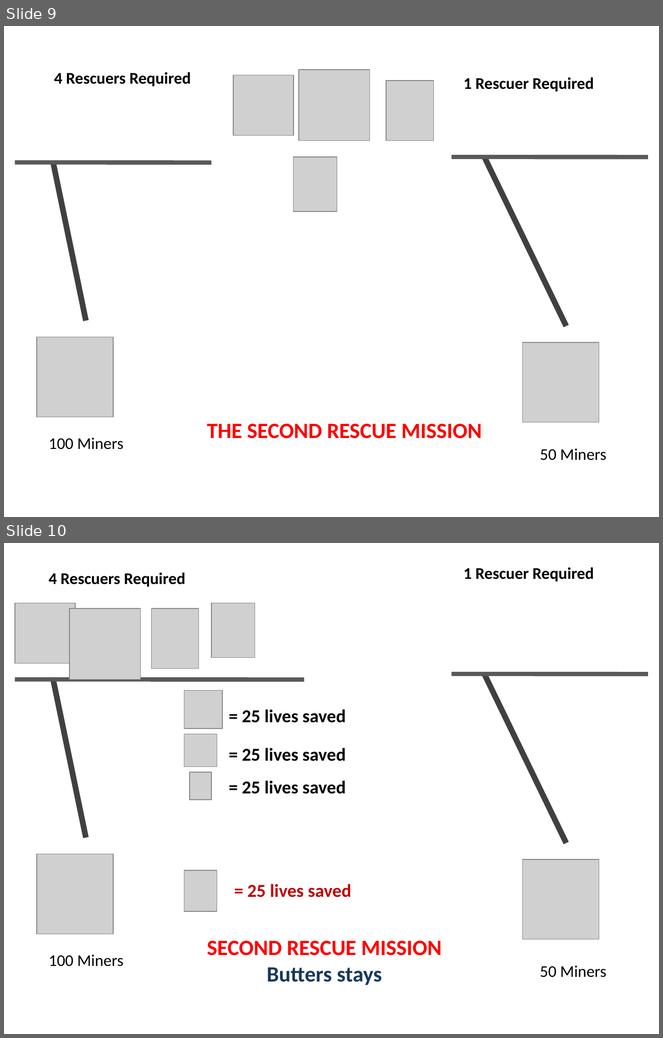
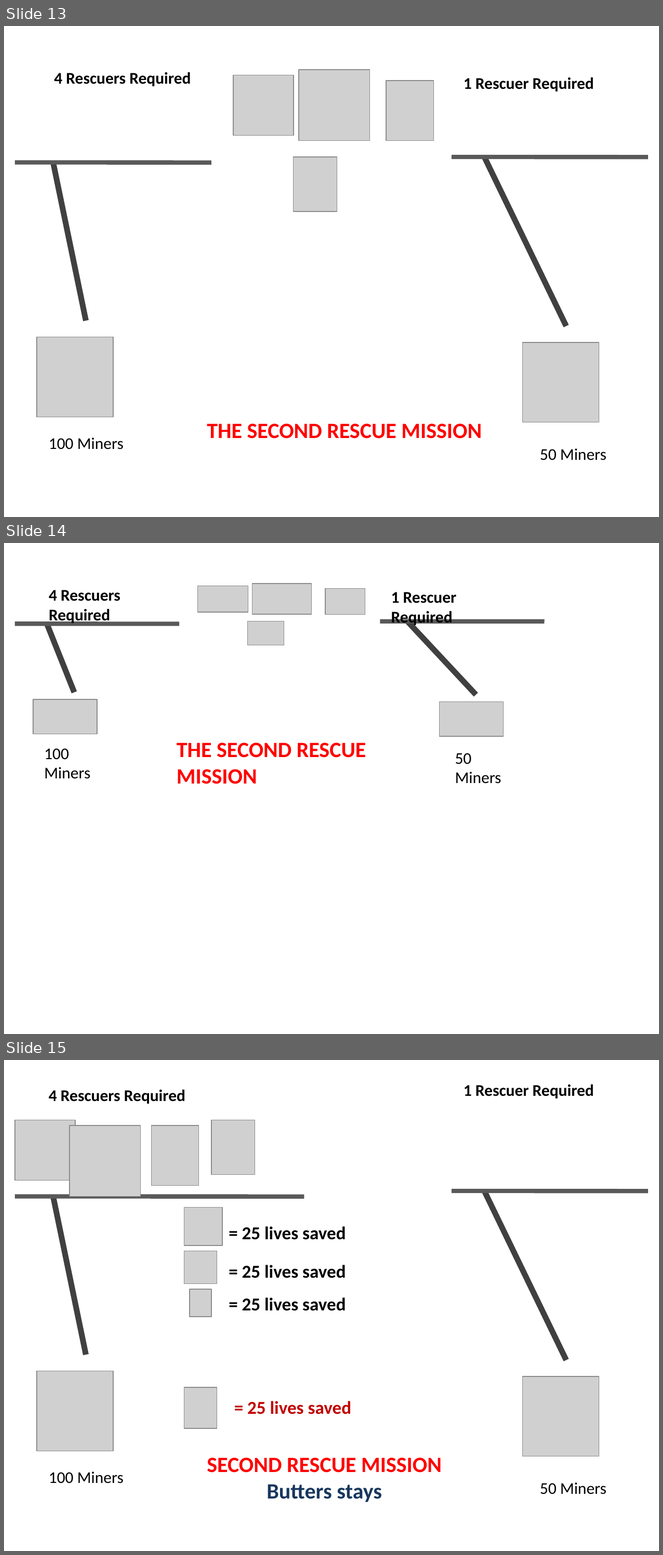
Before and after one commit to AdamSwenson/biz-ethics-docs, a slide deck: lectures/Voting responsibility.pptx. Shown one above the other, each under a label of ours: slides 9 and 10 before the commit, slides 13, 14 and 15 after it. The pictures are 663x1038 and 663x1555 pixels, drawn with LibreOffice and Linux fonts; fonts in the diff are those of the drawing; grey boxes stand for pictures. Boxes give left, top, right and bottom in pixels: in the first picture for what was removed or moved away, otherwise in the second. Text is boxed around its words. In the diff, an @@ line names an element or a change of style, - is before the commit and + after.

```diff
--- a/lectures/Voting responsibility.pptx
+++ b/lectures/Voting responsibility.pptx
@@ slide 14 added at (4,543,659,1034), background #FFFFFF @@
@@ group added at (15,584,545,784): 6 pictures, 5 texts, 4 lines @@
+100 Miners
+4 Rescuers Required
+1 Rescuer Required
+50 Miners
+THE SECOND RESCUE MISSION
@@ what was slide 9 is now slide 13 @@
@@ what was slide 10 is now slide 15 @@
```
Also in this commit, not shown: 1 slide changed, 8 other slides added, 2 other files.
